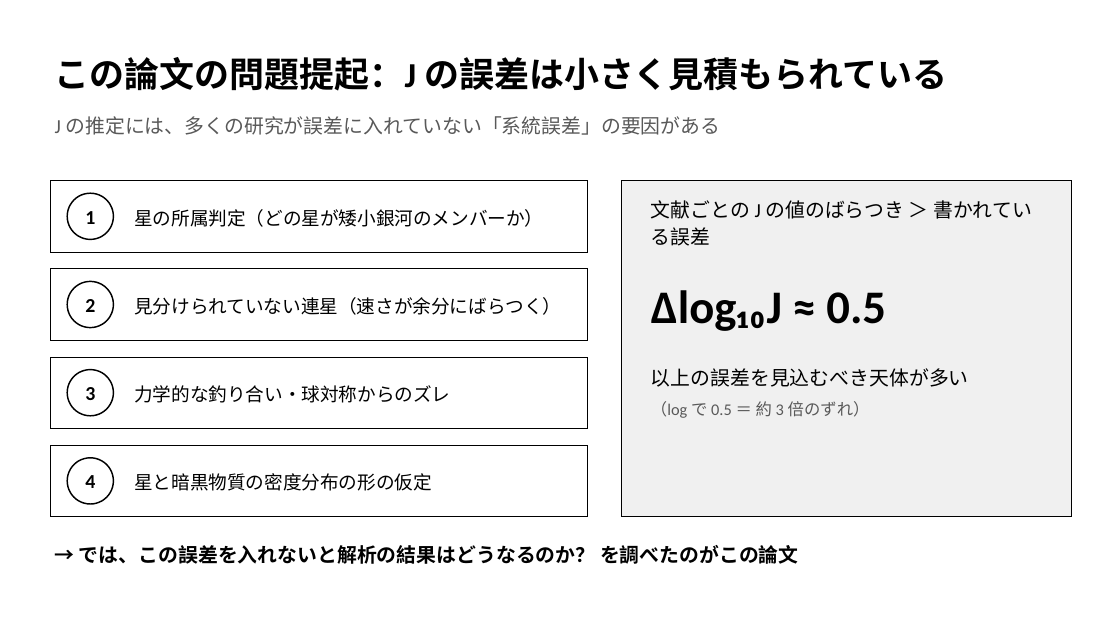
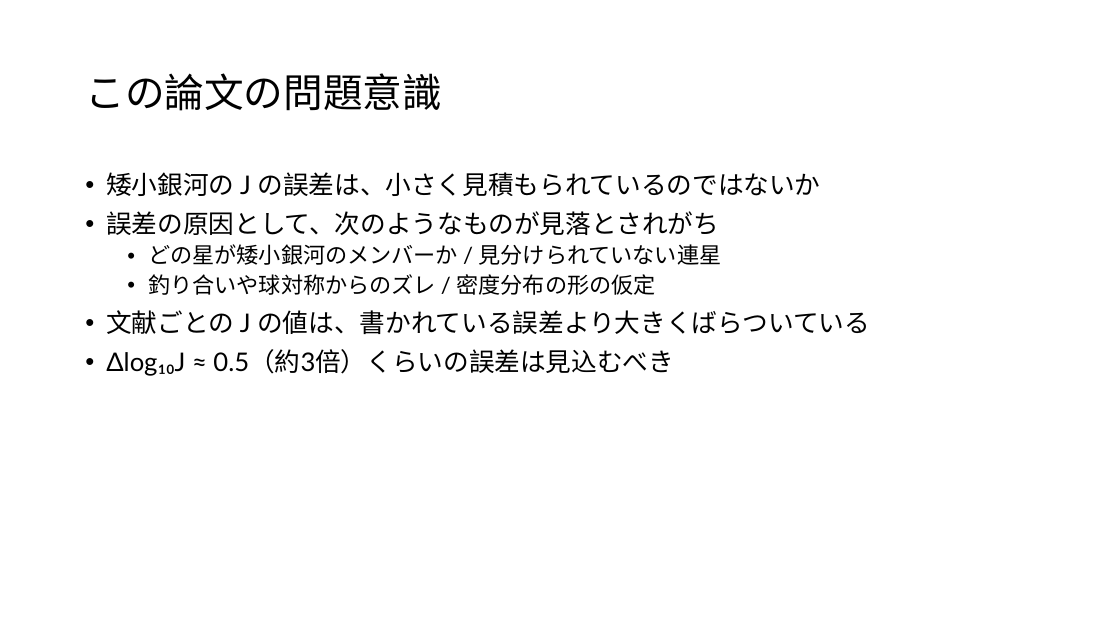
Before and after one commit to Mikann20041029/darkmatter-slides, a slide deck: slide 4 of slides/Toni Bertólez-Martínez, et al. (2026).pptx. Drawn at 1120x630 pixels with LibreOffice and Linux fonts; fonts in the diff are those of the drawing. Boxes give left, top, right and bottom in pixels: in the first picture for what was removed or moved away, otherwise in the second. Text is boxed around its words. In the diff, an @@ line names an element or a change of style, - is before the commit and + after.

```diff
--- a/slides/Toni Bertólez-Martínez, et al. (2026).pptx
+++ b/slides/Toni Bertólez-Martínez, et al. (2026).pptx
@@ title "この論文の問題意識" at box(85, 73, 442, 111): vertical alignment top to middle @@
@@ title at box(85, 73, 442, 111): text changed; size 30 to 34 pt; font Calibri to Lato; bold off @@
-この論文の問題提起：J の誤差は小さく見積もられている
+この論文の問題意識
@@ text removed at box(55, 116, 720, 135) @@
-J の推定には、多くの研究が誤差に入れていない「系統誤差」の要因がある
@@ text added at box(106, 172, 870, 376), 22 pt, text #000000 @@
+• 矮小銀河の J の誤差は、小さく見積もられているのではないか
+• 誤差の原因として、次のようなものが見落とされがち
+  • どの星が矮小銀河のメンバーか / 見分けられていない連星
+  • 釣り合いや球対称からのズレ / 密度分布の形の仮定
+• 文献ごとの J の値は、書かれている誤差より大きくばらついている
+• Δlog₁₀J ≈ 0.5（約3倍）くらいの誤差は見込むべき
@@ rectangle removed at box(50, 181, 588, 252) @@
@@ ellipse removed at box(67, 193, 113, 239) @@
-1
@@ text removed at box(134, 209, 543, 227) @@
-星の所属判定（どの星が矮小銀河のメンバーか）
@@ rectangle removed at box(622, 181, 1071, 517) @@
@@ text removed at box(651, 200, 1032, 246) @@
-文献ごとの J の値のばらつき ＞ 書かれている誤差
@@ rectangle removed at box(50, 269, 588, 340) @@
@@ ellipse removed at box(67, 281, 113, 328) @@
-2
@@ text removed at box(134, 297, 561, 315) @@
-見分けられていない連星（速さが余分にばらつく）
@@ text removed at box(651, 290, 886, 331) @@
-Δlog₁₀J ≈ 0.5
@@ rectangle removed at box(50, 357, 588, 429) @@
@@ ellipse removed at box(67, 370, 113, 416) @@
-3
@@ text removed at box(134, 385, 450, 403) @@
-力学的な釣り合い・球対称からのズレ
@@ text removed at box(651, 368, 969, 418) @@
-以上の誤差を見込むべき天体が多い
-（log で 0.5 ＝ 約 3 倍のずれ）
@@ rectangle removed at box(50, 445, 588, 517) @@
@@ ellipse removed at box(67, 458, 113, 504) @@
-4
@@ text removed at box(134, 473, 432, 491) @@
-星と暗黒物質の密度分布の形の仮定
@@ text removed at box(79, 545, 799, 564) @@
-→ では、この誤差を入れないと解析の結果はどうなるのか？ を調べたのがこの論文
```
Also in this commit, not shown: 4 other slides changed, 5 slides added, 6 slides removed.
